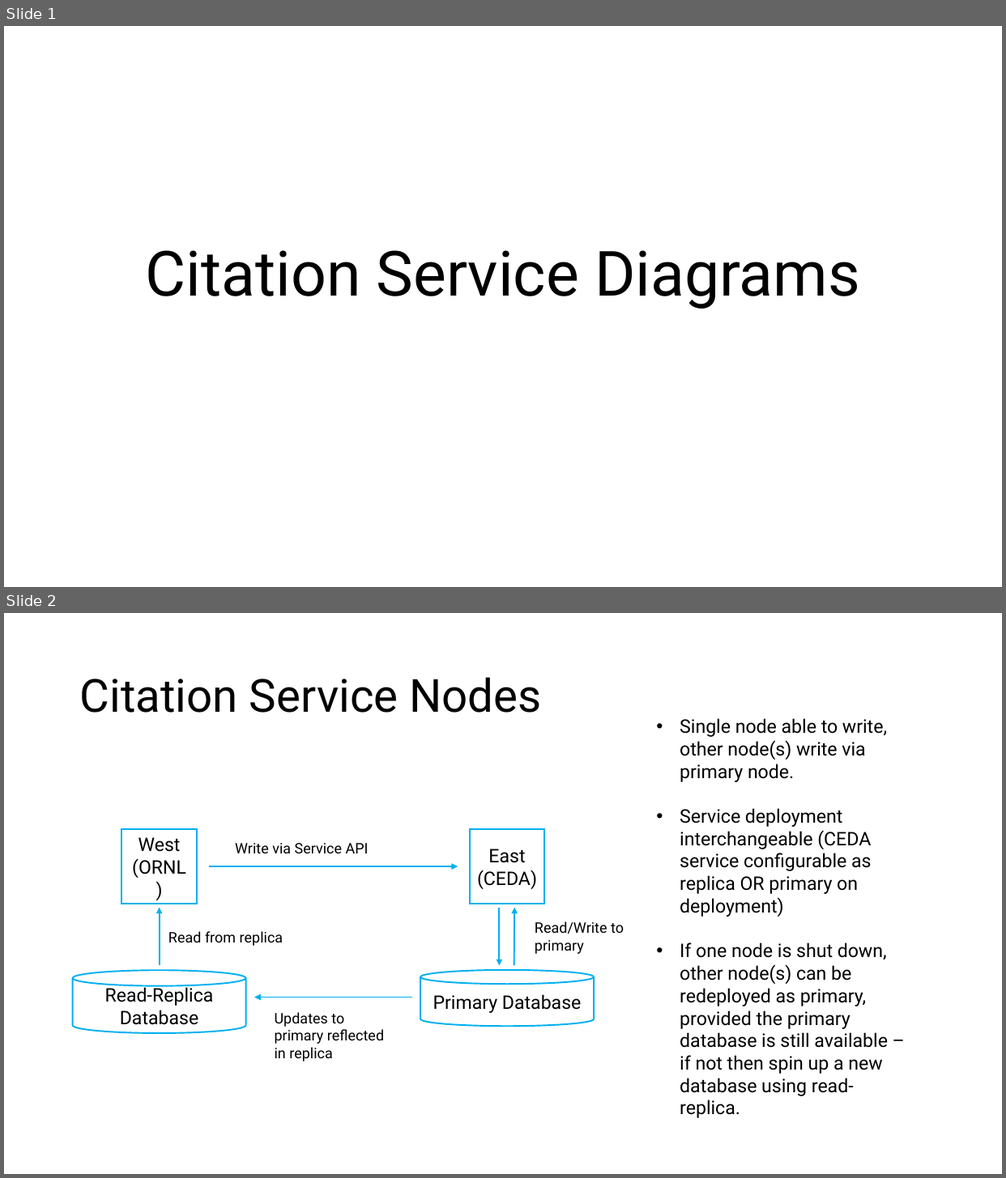
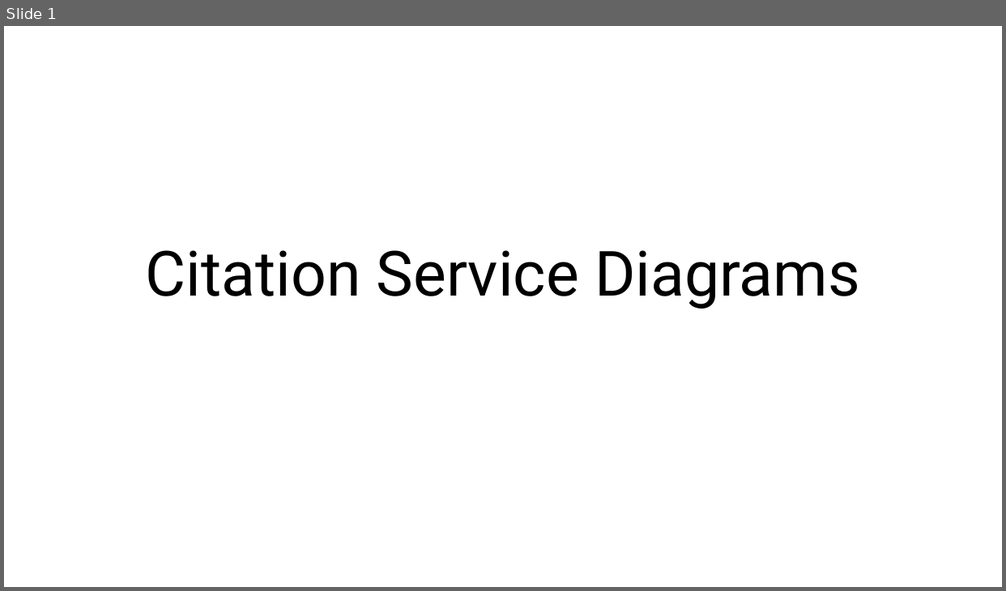
Before and after one commit to cedadev/cmip7-citation-service, a slide deck: docs/CitationServiceDiagrams.pptx. Shown one above the other, each under a label of ours: slides 1 and 2 before the commit, slide 1 after it. The pictures are 1006x1178 and 1006x591 pixels, drawn with LibreOffice and Linux fonts; fonts in the diff are those of the drawing. Boxes give left, top, right and bottom in pixels: in the first picture for what was removed or moved away, otherwise in the second. Text is boxed around its words. In the diff, an @@ line names an element or a change of style, - is before the commit and + after.

```diff
--- a/docs/CitationServiceDiagrams.pptx
+++ b/docs/CitationServiceDiagrams.pptx
@@ slide 2 removed at <box>4,613,1002,1174</box>, background #FFFFFF @@
@@ title removed at <box>80,677,542,713</box> @@
-Citation Service Nodes
@@ text removed at <box>680,718,888,1097</box> @@
-• Single node able to write, other node(s) write via primary node.
-• Service deployment interchangeable (CEDA service configurable as replica OR primary on deployment)
-• If one node is shut down, other node(s) can be redeployed as primary, provided the primary database is still available – if not then spin up a new database using read-replica.
@@ rectangle removed at <box>121,829,197,905</box> @@
-West
-(ORNL)
@@ rectangle removed at <box>470,829,544,905</box> @@
-East
-(CEDA)
@@ text removed at <box>235,843,368,854</box> @@
-Write via Service API
@@ arrow removed from (209, 867) to (458, 867) @@
@@ arrow removed from (159, 965) to (159, 908) @@
@@ arrow removed from (500, 908) to (500, 965) @@
@@ arrow removed from (513, 965) to (514, 908) @@
@@ text removed at <box>535,922,624,954</box> @@
-Read/Write to primary
@@ text removed at <box>168,931,283,946</box> @@
-Read from replica
@@ cylinder removed at <box>73,971,246,1033</box> @@
-Read-Replica Database
@@ cylinder removed at <box>420,970,593,1026</box> @@
-Primary Database
@@ arrow removed from (413, 998) to (255, 998) @@
@@ text removed at <box>275,1012,384,1062</box> @@
-Updates to primary reflected in replica
```
Also in this commit, not shown: 1 slide changed, 3 slides added, 6 other files.
